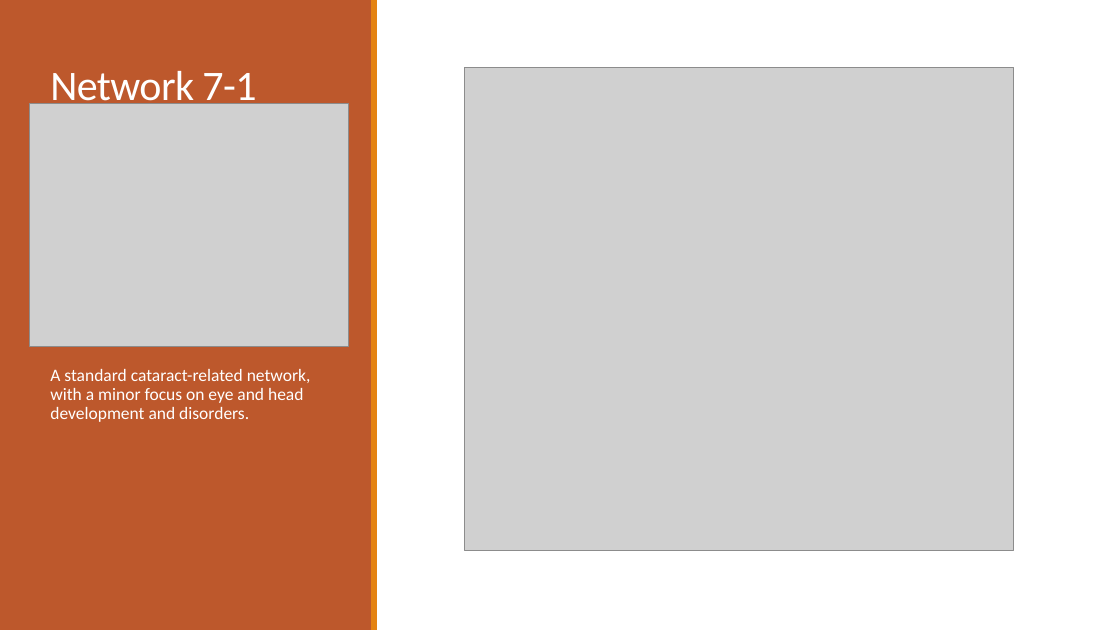
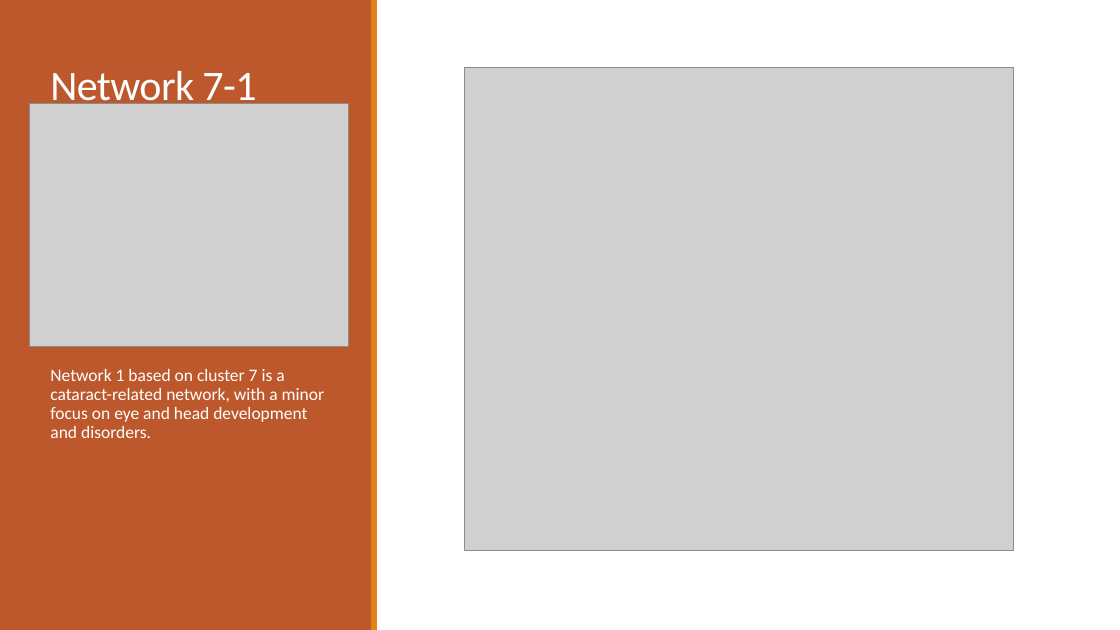
Before and after one commit to dyaom/REHS-2019, a slide deck: slide 9 of Cataract_posterslidesonly.pptx. Drawn at 1120x630 pixels with LibreOffice and Linux fonts; fonts in the diff are those of the drawing; grey boxes stand for pictures. Boxes give left, top, right and bottom in pixels: in the first picture for what was removed or moved away, otherwise in the second. Text is boxed around its words. In the diff, an @@ line names an element or a change of style, - is before the commit and + after.

```diff
--- a/Cataract_posterslidesonly.pptx
+++ b/Cataract_posterslidesonly.pptx
@@ text at [50, 369, 324, 438]: text changed @@
-A standard cataract-related network, with a minor focus on eye and head development and disorders.
+Network 1 based on cluster 7 is a cataract-related network, with a minor focus on eye and head development and disorders.
```
Also in this commit, not shown: 10 other slides changed, 7 other files.
